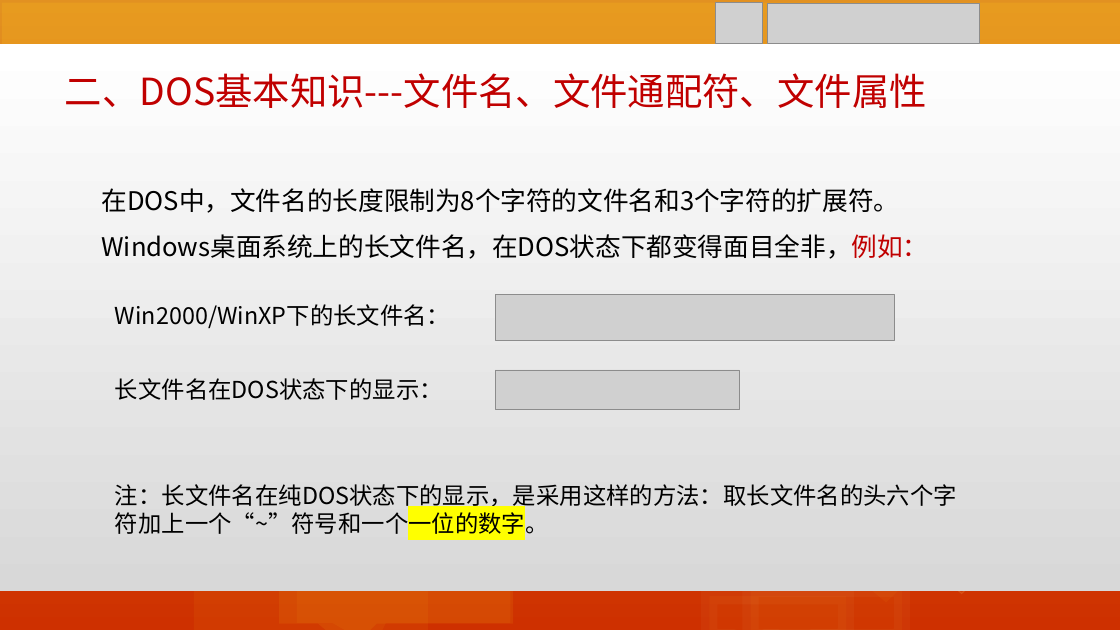
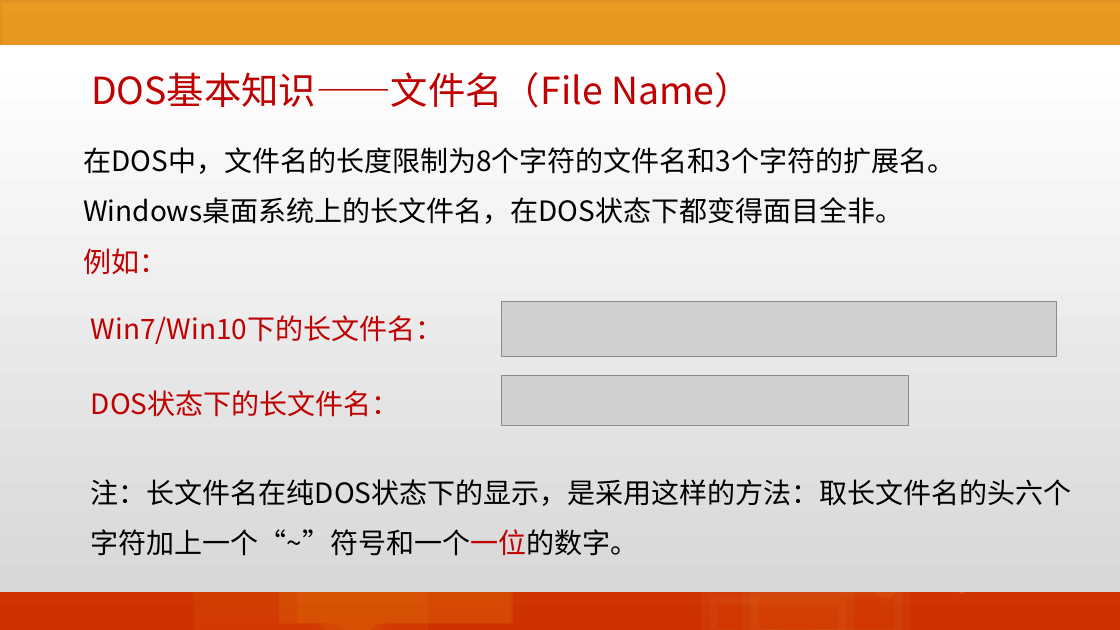
Before and after one commit to edu2act/course-informationliteracy, a slide deck: slide 13 of materials/slides/05-DOS.pptx (slide 16 before the commit). Drawn at 1120x630 pixels with LibreOffice and Linux fonts; fonts in the diff are those of the drawing; grey boxes stand for pictures. Boxes give left, top, right and bottom in pixels: in the first picture for what was removed or moved away, otherwise in the second. Text is boxed around its words. In the diff, an @@ line names an element or a change of style, - is before the commit and + after.

```diff
--- a/materials/slides/05-DOS.pptx
+++ b/materials/slides/05-DOS.pptx
@@ picture removed at <box>716,3,763,44</box> @@
@@ picture removed at <box>767,3,980,44</box> @@
@@ text at <box>91,72,752,108</box>: text changed @@
-二、DOS基本知识---文件名、文件通配符、文件属性
+DOS基本知识——文件名（File Name）
@@ text at <box>83,147,955,275</box>: text changed; size 22 to 24 pt @@
-在DOS中，文件名的长度限制为8个字符的文件名和3个字符的扩展符。
-Windows桌面系统上的长文件名，在DOS状态下都变得面目全非，例如：
+在DOS中，文件名的长度限制为8个字符的文件名和3个字符的扩展名。
+Windows桌面系统上的长文件名，在DOS状态下都变得面目全非。
+例如：
@@ picture removed at <box>496,295,896,340</box> @@
@@ text at <box>91,315,443,344</box>: text changed; size 20 to 24 pt; text colour #000000 to #C00000 @@
-Win2000/WinXP下的长文件名：
+Win7/Win10下的长文件名：
@@ picture added at <box>502,301,1056,356</box> @@
@@ picture removed at <box>496,370,739,409</box> @@
@@ picture added at <box>502,376,909,425</box> @@
@@ text at <box>91,390,400,417</box>: text changed; size 20 to 24 pt; text colour #000000 to #C00000 @@
-长文件名在DOS状态下的显示：
+DOS状态下的长文件名：
@@ text "注：长文件名在纯DOS状态下的显示，是采用这样的方法：取长文件名的头六个字符加上一个“~”符号和一个一位的数字。": place and size @@
-text "注：长文件名在纯DOS状态下的显示，是采用这样的方法：取长文件名的头六个字符加上一个“~”符号和一个一位的数字。" at <box>115,484,957,539</box>
+text "注：长文件名在纯DOS状态下的显示，是采用这样的方法：取长文件名的头六个字符加上一个“~”符号和一个一位的数字。" at <box>91,479,1072,556</box>
@@ text "注：长文件名在纯DOS状态下的显示，是采用这样的方法：取长文件名的头六个字符加上一个“~”符号和一个一位的数字。" at <box>91,479,1072,556</box>: size 20 to 24 pt; text colour #000000 to #C00000, highlight #FFFF00 to none in "注：长文件名在纯DOS状态下的显示，是采用这样的方法：取长文件名的头六个字符加上一个“~”符号和一个一位的数字。"; line spacing 1 to 1.5; more space between paragraphs @@
```
Also in this commit, not shown: 35 other slides changed, 12 slides removed, 40 other files.
